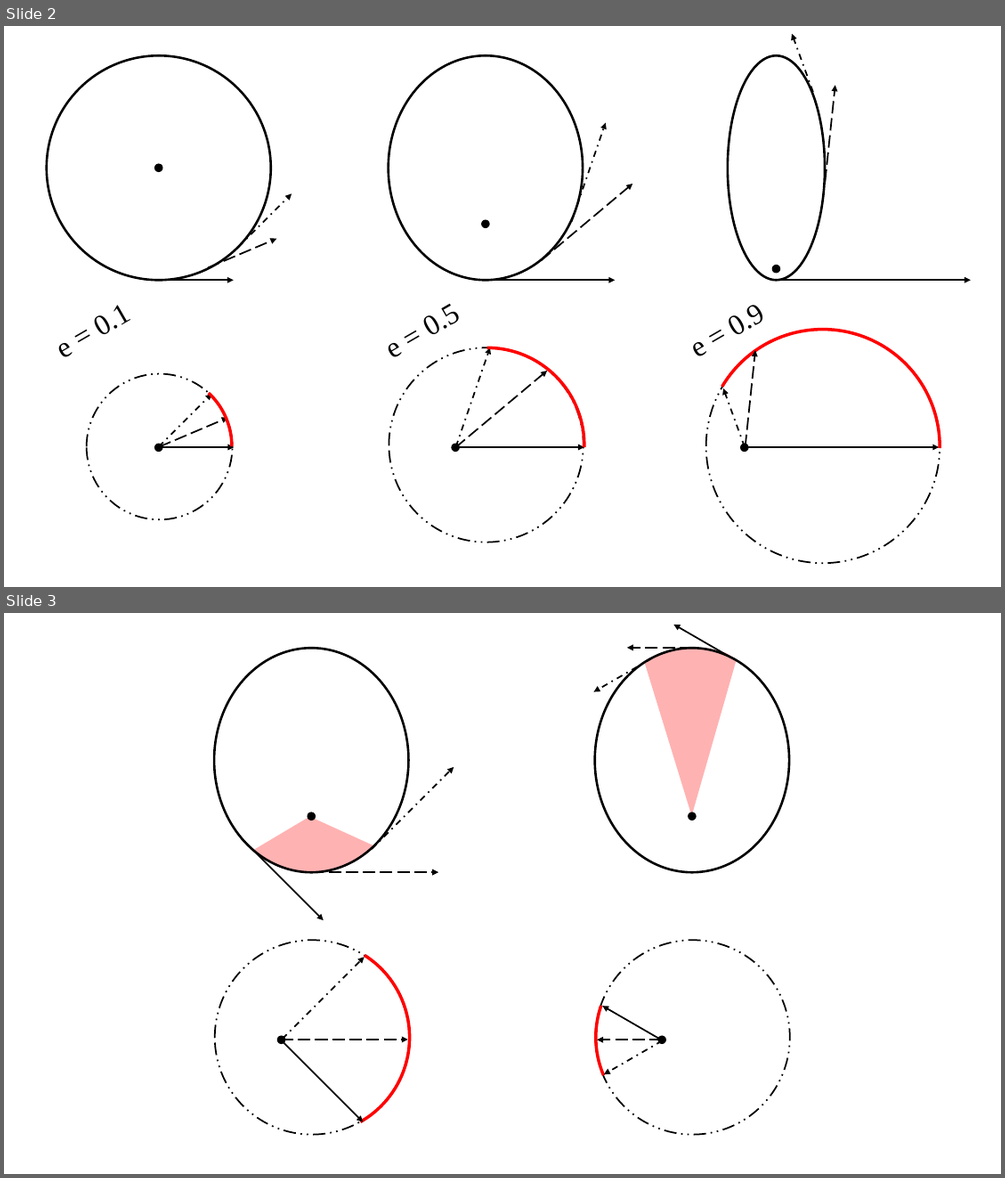
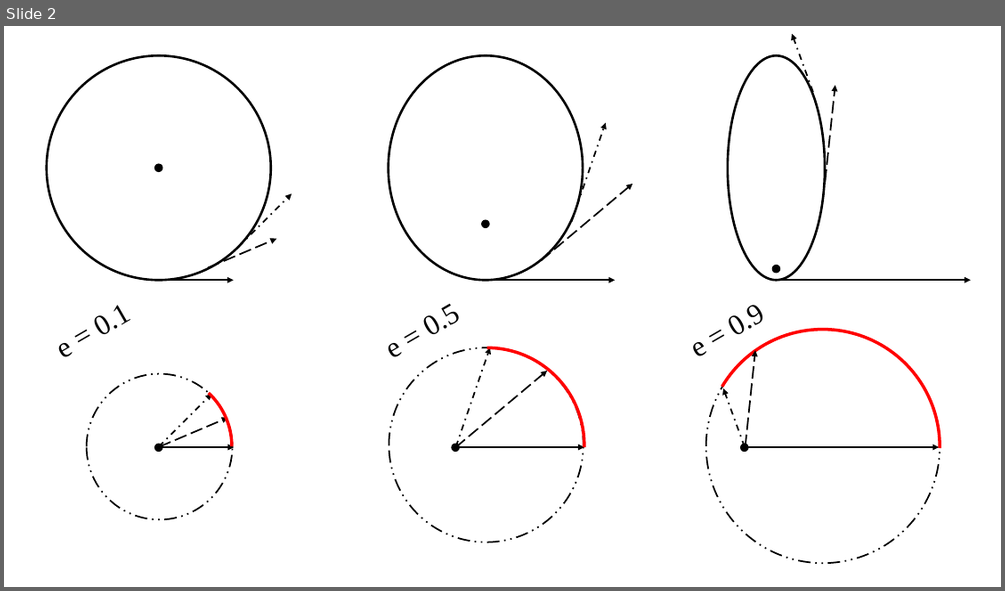
Before and after one commit to TigerHou2/xnav, a slide deck: journal/figures/hodographMapping.pptx. Shown one above the other, each under a label of ours: slides 2 and 3 before the commit, slide 2 after it. The pictures are 1005x1178 and 1005x591 pixels, drawn with LibreOffice and Linux fonts; fonts in the diff are those of the drawing. Boxes give left, top, right and bottom in pixels: in the first picture for what was removed or moved away, otherwise in the second. Text is boxed around its words. In the diff, an @@ line names an element or a change of style, - is before the commit and + after.

```diff
--- a/journal/figures/hodographMapping.pptx
+++ b/journal/figures/hodographMapping.pptx
@@ slide 3 removed at <box>4,613,1001,1174</box>, background #FFFFFF @@
@@ arrow removed from (732, 657) to (674, 625) @@
@@ ellipse removed at <box>214,648,409,873</box> @@
@@ arrow removed from (652, 657) to (594, 691) @@
@@ ellipse removed at <box>595,648,789,873</box> @@
@@ arrow removed from (692, 648) to (627, 648) @@
@@ freeform shape removed at <box>644,647,736,816</box> @@
@@ arrow removed from (372, 850) to (453, 767) @@
@@ freeform shape removed at <box>253,813,378,877</box> @@
@@ ellipse removed at <box>307,812,316,820</box> @@
@@ ellipse removed at <box>688,812,696,820</box> @@
@@ arrow removed from (241, 838) to (324, 920) @@
@@ arrow removed from (311, 873) to (438, 873) @@
@@ ellipse removed at <box>215,940,409,1135</box> @@
@@ arc (boxed as its full ellipse) removed at <box>215,940,409,1135</box> @@
@@ arrow removed from (283, 1038) to (364, 957) @@
@@ ellipse removed at <box>596,940,790,1135</box> @@
@@ arc (boxed as its full ellipse) removed at <box>596,940,791,1135</box> @@
@@ arrow removed from (661, 1039) to (602, 1005) @@
@@ ellipse removed at <box>278,1037,285,1044</box> @@
@@ arrow removed from (281, 1039) to (408, 1039) @@
@@ ellipse removed at <box>658,1037,666,1044</box> @@
@@ arrow removed from (281, 1040) to (363, 1122) @@
@@ arrow removed from (662, 1040) to (597, 1040) @@
@@ arrow removed from (662, 1041) to (604, 1074) @@
```
Also in this commit, not shown: 1 slide added, 37 other files.
